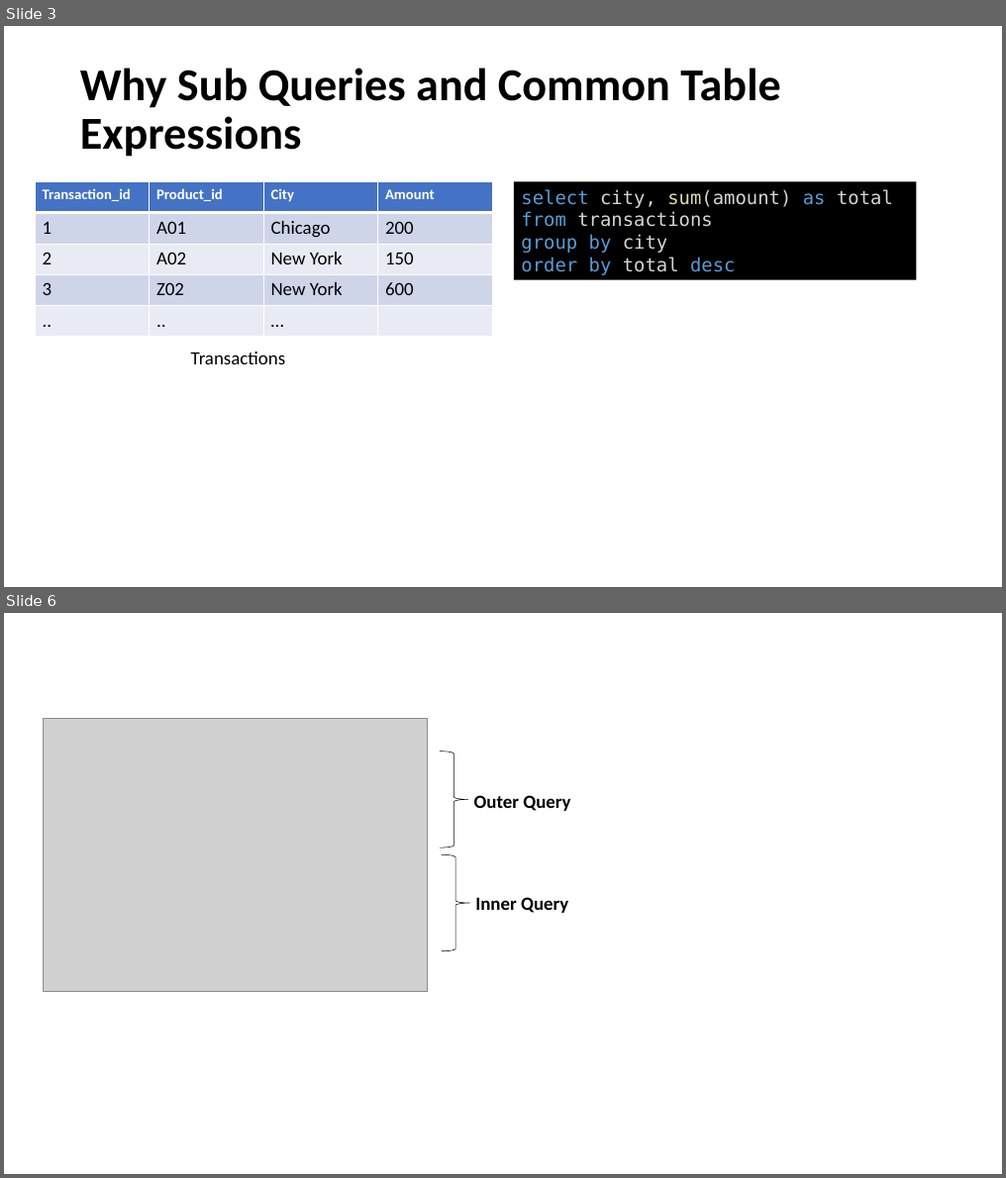
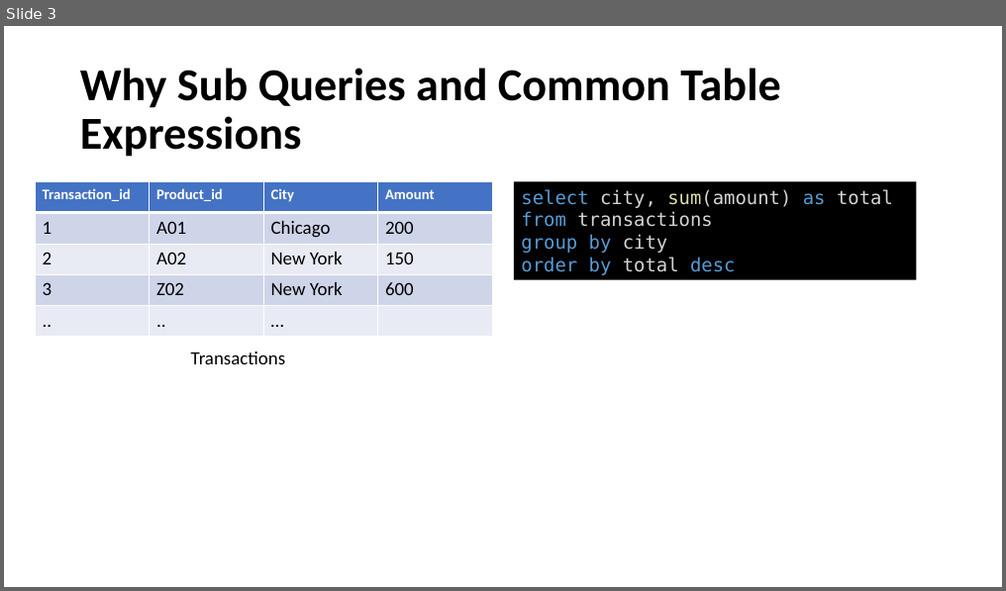
Before and after one commit to Gunnvant/sql_for_datascience, a slide deck: decks/Module5/Eplainer Video 4.pptx. Shown one above the other, each under a label of ours: slides 3 and 6 before the commit, slide 3 after it; the slides between them are not shown. The pictures are 1006x1178 and 1006x591 pixels, drawn with LibreOffice and Linux fonts; fonts in the diff are those of the drawing; grey boxes stand for pictures. Boxes give left, top, right and bottom in pixels: in the first picture for what was removed or moved away, otherwise in the second. Text is boxed around its words. In the diff, an @@ line names an element or a change of style, - is before the commit and + after.

```diff
--- a/decks/Module5/Eplainer Video 4.pptx
+++ b/decks/Module5/Eplainer Video 4.pptx
@@ slide 6 removed at (4,613,1002,1174), background #FFFFFF @@
@@ picture removed at (43,719,428,992) @@
@@ right brace removed at (440,752,469,848) @@
@@ text removed at (474,795,570,811) @@
-Outer Query
@@ right brace removed at (442,855,470,952) @@
@@ text removed at (475,897,568,913) @@
-Inner Query
```
Also in this commit, not shown: 1 slide changed, 1 other slide removed, 10 other files.
